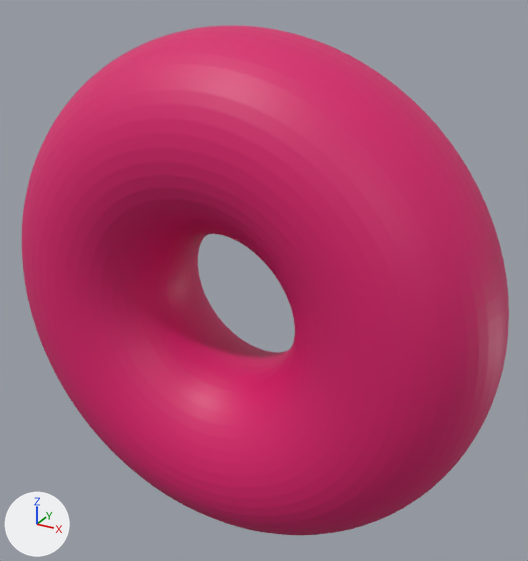
A saved change to the glTF model docs/assets/torus_grid_sweep/torus_R2_r7.glb.
One viewpoint serves both versions: a camera (50 mm lens) standing at (15.0, -25.2, 13.6) and looking at (0.7, 0.7, 0.7). Arrows for +X, +Y and +Z are at lower left; the lights stay in place. The older version comes first. Where no turn or scale is listed for an object, it has been applied to the vertices.

Objects in the first picture: 'geometry_0'.
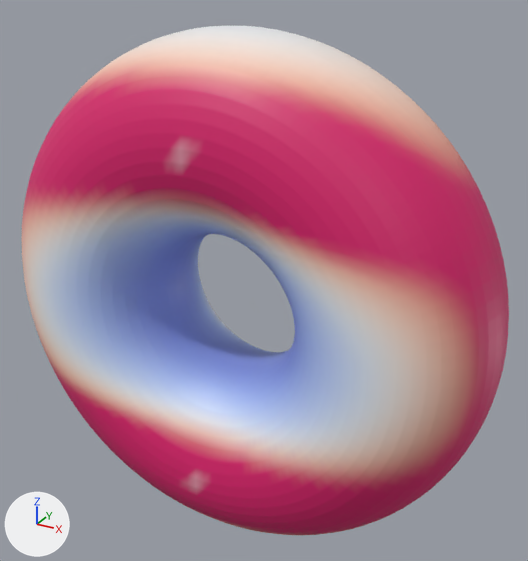
Diff of the bpy script that builds the scene:
```diff
--- a/docs/assets/torus_grid_sweep/torus_R2_r7.glb.py
+++ b/docs/assets/torus_grid_sweep/torus_R2_r7.glb.py
@@ me_geometry_0 @@
 me_geometry_0.from_pydata(...)  # 5000 vertices, 10000 faces; spans x -11.3..11.3, y -4.1..4.1, z -11.3..11.3
 # used by ob_geometry_0; location = (0.0, 0.0, 0.0)
+# me_geometry_0 part 1: 2646 faces centred in x -6.6..6.6, y -4.1..2.7, z -4.1..4.1 are repainted in the vertex colours; the middle colour goes from pink #da1c6c to blue #95aaec
+# me_geometry_0 part 2: 1726 faces centred in x -11.1..11.1, y -4.1..4.1, z -10.1..10.1 are repainted in the vertex colours; the middle colour goes from pink #da1c6c to pink #e4767f
+# me_geometry_0 part 3: 1356 faces centred in x -8.8..8.8, y -4.1..3.6, z -11.3..11.3 are repainted in the vertex colours; the middle colour goes from pink #da1c6c to white #eee9ee
+# me_geometry_0 part 4: 1112 faces centred in x -10.1..10.1, y -4.1..4.0, z -10.7..10.7 are repainted in the vertex colours; the middle colour goes from pink #da1c6c to beige #f8cebc
 me_geometry_0.materials.append(mat_defaultmaterial)
```

Pixel boxes (x1, y1, x2, y2) of what changed, in the pictures (528 x 561 px):
part 1 of me_geometry_0, recoloured (lighter)
    both: (56, 220, 352, 433)
part 2 of me_geometry_0, recoloured
    both: (22, 59, 484, 535)
part 3 of me_geometry_0, recoloured (pink to white)
    both: (27, 26, 412, 460)
part 4 of me_geometry_0, recoloured
    both: (22, 43, 455, 475)
